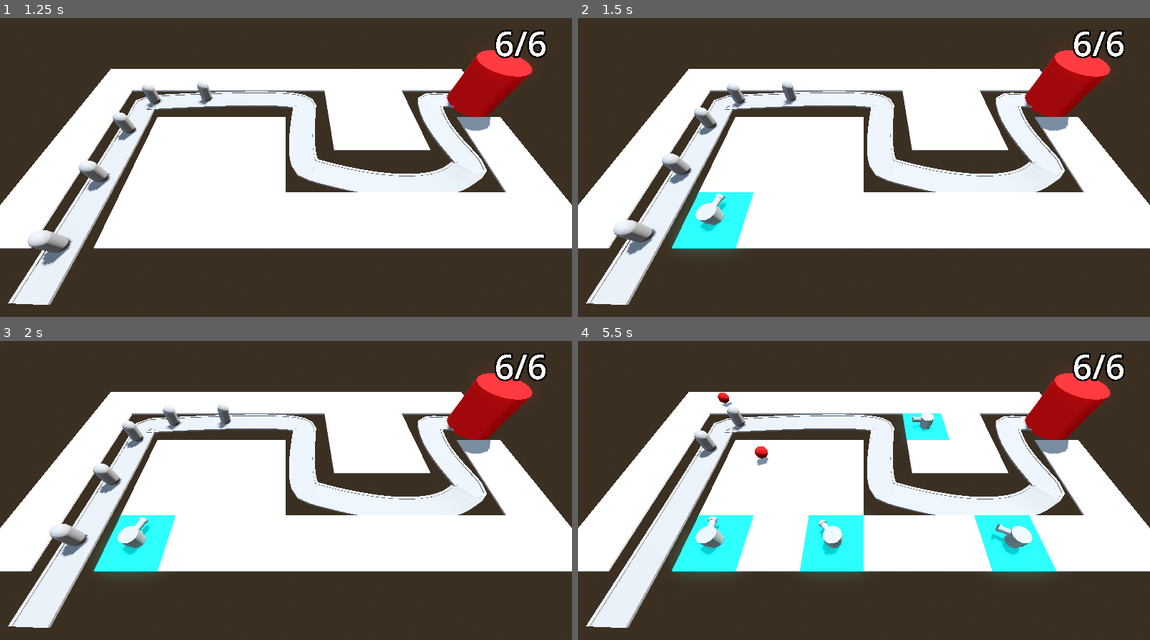
Above: before the commit, frames 1-4 (two rows, left to right).
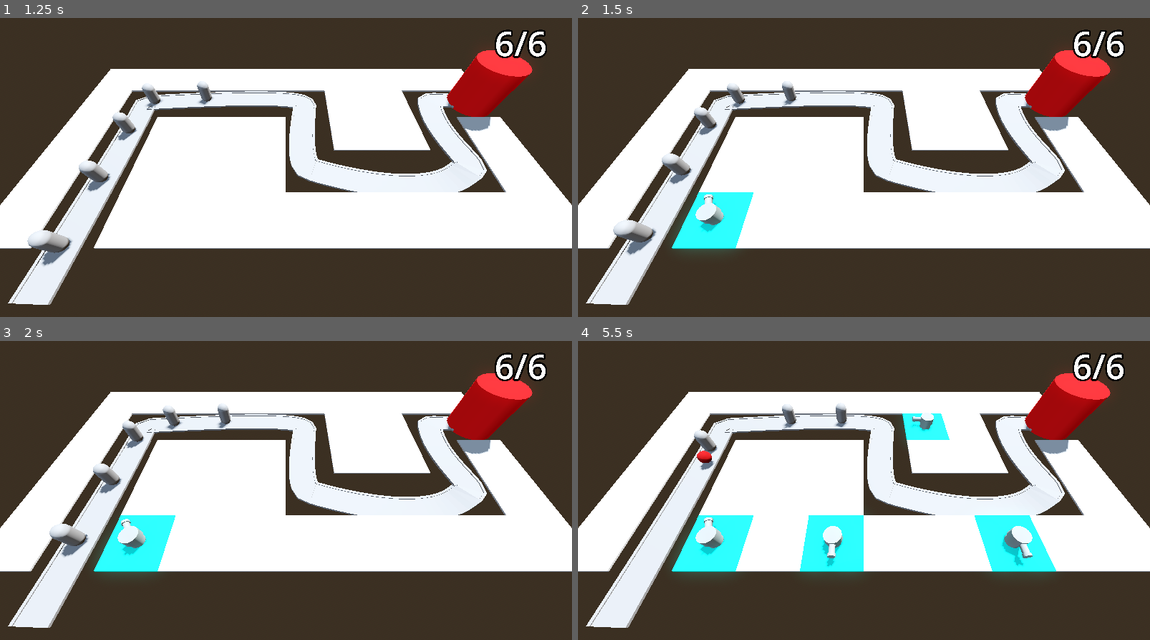
Above: after the commit, the same moments.

Repository: EsbenNyboe/TowerDefense
Game: Godot game, scene res://BaseLevel.tscn
Two runs of this game, one before a commit and one after it. Both use one fixed random seed, a clock stepped at 60 frames per second and the inputs below.
Inputs (mouse positions are in pixels of both pictures, inside the frame that each line leads up to):
- Up to frame 1 (1.25 s): move the mouse to (411, 161) at 0.52 s; press the mouse at (411, 161) at 0.53 s
- Up to frame 2 (1.5 s): move the mouse to (749, 194) at 1.27 s; release the mouse at (749, 194) at 1.28 s; click (749, 194) at 1.35 s
- Up to frame 3 (2 s): no input
- Up to frame 4 (5.5 s): move the mouse to (921, 430) at 2.02 s; press the mouse at (921, 430) at 2.03 s; move the mouse to (835, 565) at 2.77 s; release the mouse at (835, 565) at 2.78 s; click (835, 565) at 2.85 s; move the mouse to (1035, 550) at 3.52 s; press the mouse at (1035, 550) at 3.53 s; move the mouse to (692, 454) at 4.27 s; release the mouse at (692, 454) at 4.28 s; click (692, 454) at 4.35 s; move the mouse to (892, 502) at 5.02 s; press the mouse at (892, 502) at 5.03 s

Frame 1 is identical in both runs. In frame 2, 0.1% of the frame differs, in the area x 22-27%, y 58-65%; in frame 3, 0.1%; in frame 4, 1.1%, in the area x 20-80%, y 17-76%.

Commit message:
Ignore enemies outside range

Diff:
--- a/barbarianblaster/Turret/turret.gd
+++ b/barbarianblaster/Turret/turret.gd
@@ -1,20 +1,24 @@
 extends Node3D
 
 @export var projectile : PackedScene
+@export var turret_range: float = 10.0
+
 @onready var turret_barrel_2: MeshInstance3D = $TurretBase/TurretTop/TurretBarrel/TurretBarrel2
 
 var enemy_path: Path3D
+var target: PathFollow3D
 
 func _physics_process(delta: float) -> void:
-	var enemy = find_best_target()
-	if !enemy:
+	target = find_best_target()
+	if !target:
 		return
-	var corrected_enemy_position = enemy.global_position
+	var corrected_enemy_position = target.global_position
 	corrected_enemy_position.y = global_position.y
 	look_at(corrected_enemy_position, Vector3.UP, true)
 
 func _on_timer_timeout() -> void:
-	shoot()
+	if target:
+		shoot()
 
 func shoot() -> void:
 	var shot = projectile.instantiate()
@@ -28,6 +32,8 @@
 	for enemy in enemy_path.get_children():
 		if enemy is PathFollow3D:
 			if enemy.progress > best_progress:
-				best_target = enemy
-				best_progress = enemy.progress
+				var distance := global_position.distance_to(enemy.global_position)
+				if distance < turret_range:
+					best_target = enemy
+					best_progress = enemy.progress
 	return best_target
